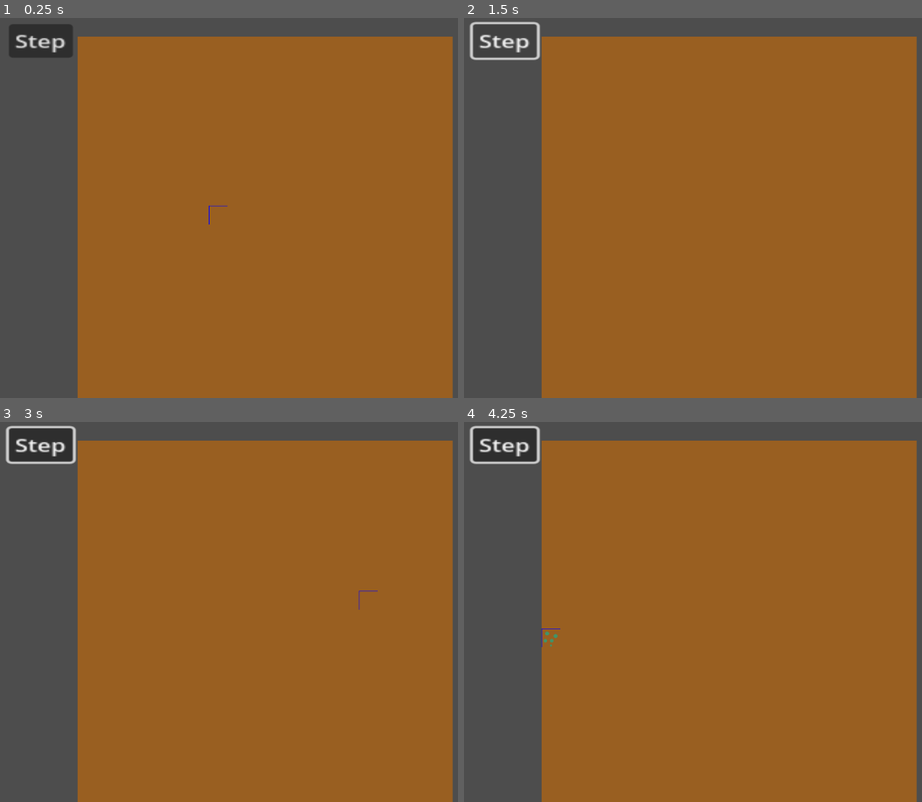
Above: before the commit, frames 1-4 (two rows, left to right).
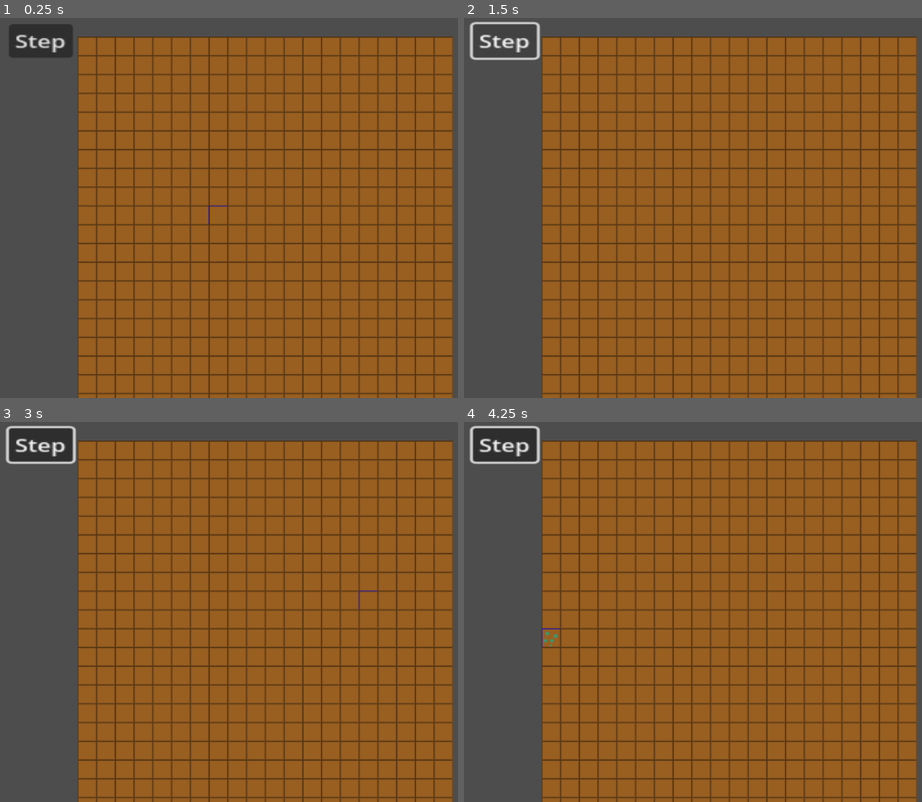
Above: after the commit, the same moments.

Repository: CMillsWork/Ecological-Succession
Game: Godot game, scene res://main.tscn
Same seed, same stepped clock (60 frames per second), same inputs: the game is played once before the commit and once after it.
Inputs (mouse positions are in pixels of both pictures, inside the frame that each line leads up to):
- Up to frame 1 (0.25 s): no input
- Up to frame 2 (1.5 s): click "Step" at 0.5 s; click "Step" at 1.25 s
- Up to frame 3 (3 s): click "Step" at 2 s; tap Enter at 2.75 s; move the mouse to (366, 593) at 2.77 s; press the mouse at (366, 593) at 2.78 s
- Up to frame 4 (4.25 s): tap Middle mouse button (mouse_middle, bound only after the com… at 3.05, 3.6 s; tap Space at 3.5 s; move the mouse to (546, 631) at 3.52 s; release the mouse at (546, 631) at 3.53 s; click (546, 631) at 3.8 s

The runs differ from the first frame. In frame 1, 11% of the frame differs, in the area x 16-99%, y 4-100%; in frame 2, 11%; in frame 3, 11%; in frame 4, 11%.

Commit message:
Game now can grow all stages of plants, though sunlight calculations still appear to be inconsistent.
Changed dirt sprite to have a gradient frame, and plant sprites to have
transparent backgrounds.

Diff:
--- a/Cell.gd
+++ b/Cell.gd
@@ -13,7 +13,7 @@
 var current_type = 0
 
 # nutrients
-var water : int = 3
+var water : float = 3
 var nitrates : float = 0
 var phosphates : float = 0
 var potassium : float = 0
@@ -23,7 +23,7 @@
 var retained_p : int = 0
 var retained_k : int = 0
 
-var sunlight_used : float = 0
+var lifespan : int = 0 # more complex plants live longer in bad conditions
 
 var sprite : AnimatedSprite2D
 
@@ -53,62 +53,39 @@
 		type.DIRT:
 			grow_new()
 		type.LICHEN:
-			if sunlight == 5 && water > 0:
-				operation = 1
-			elif sunlight == 6 && water > 0:
+			if sunlight > 4.5 && sunlight <= 5.5:
+				operation = 1
+			elif sunlight < 7 && sunlight > 5.5:
 				operation = 2
 		type.ANNUAL:
-			if nitrates < 3:
-				operation = false
-			if water < 3: # needs water, but not too much
-				operation = false
-			if water > 5:
-				operation = false
-			if sunlight > 5.5:
-				operation = false
-			if sunlight < 4.25:
-				operation = false
-			if nitrates >= 3 && water >= 3 && water <= 5 && sunlight >= 4.25:
-				operation = 1
-			elif nitrates >= 3 && water >= 3 && water <= 5 && sunlight <= 5.5:
-				operation = 2
+			if nitrates >= 2 && sunlight < 7 && sunlight > 5.5:
+				operation = 2
+			elif nitrates >= 2 && sunlight >= 4 && sunlight <= 7.5:
+				operation = 1
 		type.PERENNIAL:
-			if nitrates < 4:
-				operation = false
-			if phosphates < 2:
-				operation = false
-			if water < 4:
-				operation = false
-			if sunlight > 4.5:
-				operation = false
-			if sunlight < 3.5:
-				operation = false
+			if nitrates >= 4 && phosphates >= 2 && water >= 4 && sunlight <= 6 && sunlight >=4:
+				operation = 2
+			elif nitrates >= 4 && phosphates >= 2 && water >= 4 && sunlight <= 6 && sunlight >=3:
+				operation = 1
+			elif lifespan > 0:
+				lifespan -= 1
+				operation = 1
 		type.FAST_TREE:
-			if nitrates < 5:
-				operation = false
-			if phosphates < 4:
-				operation = false
-			if potassium < 4:
-				operation = false
-			if water < 10:
-				operation = false
-			if sunlight > 7:
-				operation = false
-			if sunlight < 5:
-				operation = false
+			if nitrates > 10 && phosphates > 10 && potassium > 10 && water > 5 && sunlight <= 5.5 && sunlight > -4:
+				operation = 2
+			elif nitrates > 8 && phosphates > 8 && potassium > 8 && water > 5 && sunlight <= 7 && sunlight >= 0:
+				operation = 1
+			elif lifespan > 0:
+				lifespan -= 1
+				operation = 1
 		type.SLOW_TREE:
-			if nitrates < 5:
-				operation = false
-			if phosphates < 4:
-				operation = false
-			if potassium < 4:
-				operation = false
-			if water < 15:
-				operation = false
-			if sunlight > 7:
-				operation = false
-			if sunlight < 3:
-				operation = false
+			if nitrates > 5 && phosphates > 4 && potassium > 4 && water > 8 && sunlight <= 7 && sunlight >= -7:
+				operation = 2
+			elif nitrates > 5 && phosphates > 4 && potassium > 4 && water > 8 && sunlight >= -10:
+				operation = 1
+			elif lifespan > 0:
+				lifespan -= 1
+				operation = 1
 		_:
 			assert(false, 'error, tile type out of bounds!')
 	# if abstracting, use the line below
@@ -118,47 +95,63 @@
 
 
 # add and subtract nutrients
-func adjust_conditions():
+# returns [n, p, k, water]
+func produce_nutrients():
 	match current_type:
 		type.DIRT:
-			pass
+			if water < 3:
+				water -= 0.5
+				round(water)
+				water += 1
+			return [0,0,0,0]
 		type.LICHEN: # negligible nutrient usage, fixes nitrogen
-			water += 0
-			nitrates += 1
+			return [0.5,0,0,0]
 		type.ANNUAL: # mines potassium, fixes phosphorus, deep roots fix water
-			water += 2
-			nitrates += 0
-			phosphates += 1
-			potassium += 1
+			return [0.1,0.25,0.25,1]
 		type.PERENNIAL: # better at fixing phosphorus, retains potassium
-			water -= 1
-			phosphates += 2
-			potassium += 0
+			return [0.1,.5,0,0.1]
 		type.FAST_TREE: # retains resources, uses some water
-			water -= 2
-			nitrates -= 1
-			phosphates -= 1
-			potassium -= 1
 			retained_n += 1
 			retained_p += 1
 			retained_k += 1
+			return [-1,-1,-1,-2]
 
 		type.SLOW_TREE: # retains resources, uses double the resources of fast trees
-			water -= 4
-			nitrates -= 2
-			phosphates -= 2
-			potassium -= 2
 			retained_n += 3
 			retained_p += 3
 			retained_k += 3
-
+			return [-2,-2,-2,-4]
+
+
+# param array_nutrients : [nitrates, phosphates, potassium, water]
+func adjust_nutrients(array_nutrients):
+	nitrates += array_nutrients[0]
+	if nitrates < 0:
+		nitrates = 0
+	if nitrates > 20:
+		nitrates = 20
+
+	phosphates += array_nutrients[1]
+	if phosphates < 0:
+		phosphates = 0
+	if phosphates > 20:
+		phosphates = 20
+
+	potassium += array_nutrients[2]
+	if potassium < 0:
+		potassium = 0
+	if potassium > 20:
+		potassium = 20
+
+	water += array_nutrients[3]
+	if water < 0:
+		water = 0
+	if water > 20:
+		water = 20
 
 
 func adjust_sunlight(amount):
-	if sunlight + amount > 9:
-		sunlight = 9
-	else:
-		sunlight += amount
+	sunlight += amount
 
 
 # Put death logic here. For now, we'll just set the current type to dirt
@@ -190,6 +183,19 @@
 		current_type = iterator
 		if check_conditions() == 2:
 			grow(current_type)
+
+			match current_type:
+				type.LICHEN:
+					lifespan = 1
+				type.ANNUAL:
+					lifespan = 1
+				type.PERENNIAL:
+					lifespan = 2
+				type.FAST_TREE:
+					lifespan = 3
+				type.SLOW_TREE:
+					lifespan = 5
+
 			return current_type
 
 	current_type = type.DIRT
@@ -197,43 +203,27 @@
 
 func grow(new_type):
 	current_type = new_type
-	sunlight_used = 1 + ((current_type-1)/0.25)
-
-
-# Process:
-#	Determine the amount to erode, round to nearest 0.01
-#	Give 1/8 that amount to each neighbor's nutrient count
-#	Remove that amount from the cell's nutrient count
-func erode():
-	var erosion_n : float = nitrates * water / (1+current_type * 10.0)
-	round(erosion_n)
-	nitrates -= erosion_n
-
-	var erosion_p : float = phosphates * water / (1+current_type * 9.0)
-	round(erosion_p)
-	phosphates -= erosion_p
-
-	var erosion_k : float = potassium * water / (1+current_type * 8.0)
-	round(erosion_k)
-	potassium -= erosion_k
-
-	var erosion_w : float = water / (1+current_type * 7.0)
-	round(erosion_w)
-	water -= erosion_w
-
+
+
+func get_sunlight_used():
+	match current_type:
+		type.LICHEN:
+			return 1
+		type.ANNUAL:
+			return 1
+		type.PERENNIAL:
+			return 1.25
+		type.FAST_TREE:
+			return 2
+		type.SLOW_TREE:
+			return 3
+
+
+func get_nutrients():
 	return [
-		round(erosion_n/8),
-		round(erosion_p/8),
-		round(erosion_k/8),
-		round(erosion_w/8)
+		nitrates,
+		phosphates,
+		potassium,
+		water,
+		sunlight
 	]
-
-
-func round(number):
-	number = number * 10
-	number.round()
-	number = number/10
-	return number
-
-func get_sunlight_used():
-	return sunlight_used
--- a/main.gd
+++ b/main.gd
@@ -46,7 +46,7 @@
 
 	if dic.has(str(tile_data)):
 		tileMap.set_cell(2, tile_data, 1, Vector2i(0,0), 0)
-		print_debug('x=',tile_data.x, ' y=', tile_data.y, ' data=', cells[tile_data.x][tile_data.y].water)
+		#print_debug('x=',tile_data.x, ' y=', tile_data.y, ' data=', cells[tile_data.x][tile_data.y].get_nutrients())
 
 
 func _on_clock_timeout():
@@ -69,26 +69,27 @@
 				adjust_shade(x,y,1)
 				current_cell.die()
 				tileMap.erase_cell(1, Vector2(x,y))
+				if empty_dirt_sunlight_test(x,y):
+					print_debug('found a problem with sunlight at ', x, ',', y)
 
 			if current_cell.operation != 0: # if healthy, produce
-				current_cell.adjust_conditions()
+				var production = current_cell.produce_nutrients()
+				var root_radius : float = cells[x][y].current_type/2.0
+				root_radius = round(root_radius)
+				for roots_x in range (x-root_radius, x+root_radius+1, 1):
+					for roots_y in range (y-root_radius, y+root_radius+1, 1):
+						if roots_x >= 0 && roots_x < gridSize && roots_y >= 0 && roots_y < gridSize:
+							cells[roots_x][roots_y].adjust_nutrients(production)
+
 
 			#clear operations after processing
 			operations[x][y] = 0
 
+	# sanity check, remove later
 	for x in gridSize:
 		for y in gridSize:
-			pass
-			# var current_cell = cells[x][y]
-			# var eroded_nutrients = current_cell.erode()
-			#
-			# for erode_x in range (x-1, x+2, 1):
-			# 	for erode_y in range (y-1, y+2, 1):
-			# 		if erode_x >= 0 && erode_x < gridSize && erode_y >= 0 && erode_y < gridSize:
-			# 			cells[erode_x][erode_y].nitrates 	+= eroded_nutrients[0]
-			# 			cells[erode_x][erode_y].phosphates 	+= eroded_nutrients[1]
-			# 			cells[erode_x][erode_y].potassium 	+= eroded_nutrients[2]
-			# 			cells[erode_x][erode_y].water 		+= eroded_nutrients[3]
+			if empty_dirt_sunlight_test(x,y):
+				print_debug('found a problem with sunlight at ', x, ',', y)
 
 
 # operand: 1 to add sunlight, -1 to remove sunlight
@@ -118,6 +119,21 @@
 			adjust_shade(mouse_position.x,mouse_position.y,1)
 			cells[mouse_position.x][mouse_position.y].die()
 
+	if Input.is_action_pressed('mouse_middle'):
+		var mouse_position = tileMap.local_to_map(get_global_mouse_position())
+		if mouse_position.x >= 0 && mouse_position.x < gridSize && mouse_position.y >= 0 && mouse_position.y < gridSize && cells[mouse_position.x][mouse_position.y].current_type == 0:
+			print_debug('x=',mouse_position.x, ' y=', mouse_position.y, ' data=', cells[mouse_position.x][mouse_position.y].get_nutrients())
 
 func _on_step_button_pressed():
 	clock.start(0.01)
+
+func empty_dirt_sunlight_test(x,y):
+	var problem = true
+
+	if cells[x][y].sunlight < 9:
+		for check_x in range (x-1, x+2, 1):
+			for check_y in range (y-1, y+2, 1):
+				if check_x >= 0 && check_x < gridSize && check_y >= 0 && check_y < gridSize && cells[check_x][check_y].current_type != 0:
+					problem = false
+
+	return problem
--- a/project.godot
+++ b/project.godot
@@ -27,3 +27,8 @@
 "events": [Object(InputEventMouseButton,"resource_local_to_scene":false,"resource_name":"","device":-1,"window_id":0,"a …(253 unchanged characters)…
 ]
 }
+mouse_middle={
+"deadzone": 0.5,
+"events": [Object(InputEventMouseButton,"resource_local_to_scene":false,"resource_name":"","device":-1,"window_id":0,"alt_pressed":false,"shift_pressed":false,"ctrl_pressed":false,"meta_pressed":false,"button_mask":0,"position":Vector2(0, 0),"global_position":Vector2(0, 0),"factor":1.0,"button_index":3,"canceled":false,"pressed":false,"double_click":false,"script":null)
+]
+}
Binary file changed: cellTiles.png
